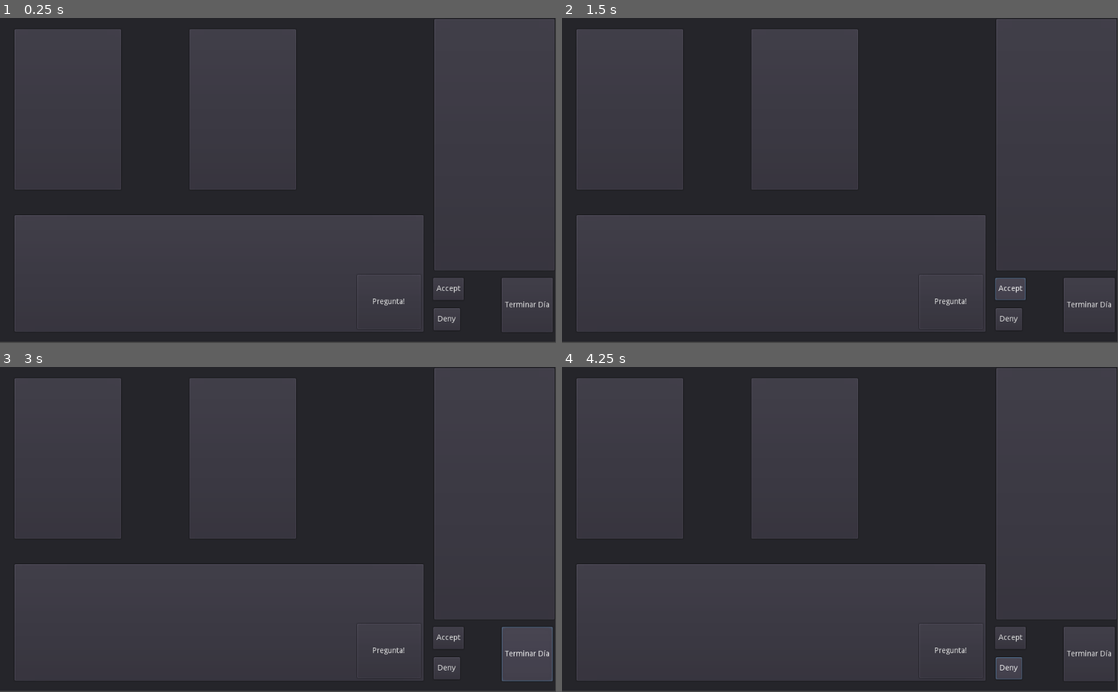
Above: before the commit, frames 1-4 (two rows, left to right).
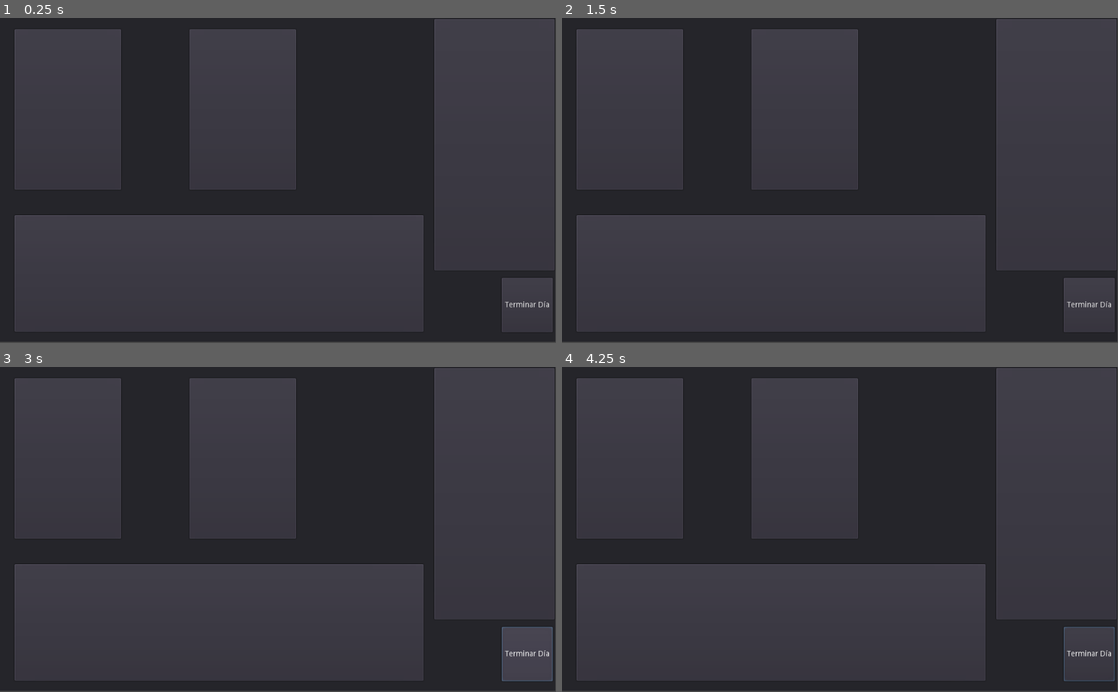
Above: after the commit, the same moments.

Repository: Clovisindo/CV-Please
Game: Godot game, scene res://scenes/main/main.tscn
Same seed, same stepped clock (60 frames per second), same inputs: the game is played once before the commit and once after it. The engine's default icon, where the game draws it, is replaced by a stand-in: a white triangle on a blue panel in a dark square.
Inputs (mouse positions are in pixels of both pictures, inside the frame that each line leads up to):
- Up to frame 1 (0.25 s): no input
- Up to frame 2 (1.5 s): click (951, 300) at 0.5 s, where only the run before the commit has a clickable "Pregunta!"; click (1012, 287) at 1.25 s, where only the run before the commit has a clickable "Accept"
- Up to frame 3 (3 s): click (450, 636) at 2 s, where only the run before the commit has a clickable "Accept"; click "Terminar Día" at 2.75 s
- Up to frame 4 (4.25 s): click (1006, 669) at 3.5 s, where only the run before the commit has a clickable "Deny"

The runs differ from the first frame. In frame 1, 0.5% of the frame differs, in the area x 67-84%, y 79-96%; in frame 2, 0.6%; in frame 3, 0.5%; in frame 4, 0.7%, in the area x 67-100%, y 79-97%.
Error before the commit: Invalid type in function 'add_data' in base 'Panel (applicant.gd)'. Cannot convert argument 2 from Array to Dictionary. (res://scenes/main/game_manager.gd:85)
Error after the commit: Parse Error: Too few arguments for "_init()" call. Expected at least 6. (res://scenes/game/ui/decision_applicant/decision_button.gd:12)

Commit message:
Creada escena resumen aplicantes
Creada UI escena resumen aplicantes
Clase applicant_result añadiendo parametros y constructor
Creando ResumeManager y carga de datos para su posterior carga en la UI

Diff:
--- a/project.godot
+++ b/project.godot
@@ -178,6 +178,11 @@
 "class": "StateMachineJobOffer",
 "language": "GDScript",
 "path": "res://scenes/game/items/job_offer/state_machine.gd"
+}, {
+"base": "Control",
+"class": "resumeManager",
+"language": "GDScript",
+"path": "res://scenes/game/items/resume/resume_manager.gd"
 } ]
 _global_script_class_icons={
 "Applicant": "",
@@ -213,7 +218,8 @@
 "StateMachine": "",
 "StateMachineApplicant": "",
 "StateMachineCV": "",
-"StateMachineJobOffer": ""
+"StateMachineJobOffer": "",
+"resumeManager": ""
 }
 
 [application]
--- /dev/null
+++ b/scenes/game/items/resume/DetailPanel.tscn
@@ -0,0 +1,14 @@
+[gd_scene format=2]
+
+[node name="DetailPanel" type="Panel"]
+margin_top = 63.0
+margin_right = 534.0
+margin_bottom = 63.0
+__meta__ = {
+"_edit_group_": true
+}
+
+[node name="DetailApplicantLabel" type="RichTextLabel" parent="."]
+anchor_right = 1.0
+anchor_bottom = 1.0
+text = "Company is very pleased with the applicant"
--- /dev/null
+++ b/scenes/game/items/resume/applicant_resume.tscn
@@ -0,0 +1,124 @@
+[gd_scene load_steps=3 format=2]
+
+[ext_resource path="res://assets/icon.png" type="Texture" id=1]
+[ext_resource path="res://scenes/game/items/resume/resume_manager.gd" type="Script" id=2]
+
+[node name="resume_applicant" type="Control"]
+anchor_right = 1.0
+anchor_bottom = 1.0
+script = ExtResource( 2 )
+
+[node name="Panel" type="Panel" parent="."]
+anchor_right = 1.0
+anchor_bottom = 1.0
+
+[node name="resumeContainer" type="Panel" parent="Panel"]
+self_modulate = Color( 0.054902, 0.466667, 1, 1 )
+anchor_right = 1.0
+anchor_bottom = 1.0
+margin_left = 212.0
+margin_top = 150.0
+margin_right = -212.0
+margin_bottom = -150.0
+
+[node name="applicantImage" type="Sprite" parent="Panel/resumeContainer"]
+position = Vector2( 47, 46 )
+scale = Vector2( 1.03125, 1.01563 )
+texture = ExtResource( 1 )
+
+[node name="FullNameLabel" type="RichTextLabel" parent="Panel/resumeContainer"]
+anchor_left = 0.5
+anchor_top = 0.5
+anchor_right = 0.5
+anchor_bottom = 0.5
+margin_left = -213.0
+margin_top = -124.0
+margin_right = 281.0
+margin_bottom = -100.0
+text = "Damian Mendez Gonzalez"
+
+[node name="CategoryCompanyLabel" type="RichTextLabel" parent="Panel/resumeContainer"]
+anchor_right = 1.0
+anchor_bottom = 1.0
+margin_left = 87.0
+margin_top = 50.0
+margin_right = -19.0
+margin_bottom = -226.0
+text = "Junior programmer at Nunogal S.A"
+
+[node name="NextResumeButton" type="Button" parent="Panel/resumeContainer"]
+anchor_right = 1.0
+anchor_bottom = 1.0
+margin_left = 265.0
+margin_top = 253.0
+margin_right = -267.0
+margin_bottom = -18.0
+text = "Next"
+
+[node name="DetailHBoxContainer" type="VBoxContainer" parent="Panel/resumeContainer"]
+anchor_right = 1.0
+anchor_bottom = 1.0
+margin_left = 29.0
+margin_top = 113.0
+margin_right = -37.0
+margin_bottom = -61.0
+alignment = 1
+
+[node name="DetailApplicantPanel" type="Panel" parent="Panel/resumeContainer/DetailHBoxContainer"]
+margin_right = 534.0
+margin_bottom = 39.0
+size_flags_horizontal = 3
+size_flags_vertical = 3
+
+[node name="DetailApplicantLabel" type="RichTextLabel" parent="Panel/resumeContainer/DetailHBoxContainer/DetailApplicantPanel"]
+anchor_left = 0.5
+anchor_top = 0.5
+anchor_right = 0.5
+anchor_bottom = 0.5
+margin_left = -267.0
+margin_top = -13.5
+margin_right = 227.0
+margin_bottom = 10.5
+size_flags_horizontal = 3
+size_flags_vertical = 3
+text = "The company is very pleased  with the applicant: +50€"
+
+[node name="DetailApplicantPanel2" type="Panel" parent="Panel/resumeContainer/DetailHBoxContainer"]
+margin_top = 43.0
+margin_right = 534.0
+margin_bottom = 82.0
+size_flags_horizontal = 3
+size_flags_vertical = 3
+
+[node name="DetailApplicantLabel" type="RichTextLabel" parent="Panel/resumeContainer/DetailHBoxContainer/DetailApplicantPanel2"]
+anchor_left = 0.5
+anchor_top = 0.5
+anchor_right = 0.5
+anchor_bottom = 0.5
+margin_left = -267.0
+margin_top = -13.5
+margin_right = 227.0
+margin_bottom = 10.5
+size_flags_horizontal = 3
+size_flags_vertical = 3
+text = "The company has paid a bonus for meeting your special requirements. + 50"
+
+[node name="DetailApplicantPanel3" type="Panel" parent="Panel/resumeContainer/DetailHBoxContainer"]
+margin_top = 86.0
+margin_right = 534.0
+margin_bottom = 126.0
+size_flags_horizontal = 3
+size_flags_vertical = 3
+
+[node name="DetailApplicantLabel" type="RichTextLabel" parent="Panel/resumeContainer/DetailHBoxContainer/DetailApplicantPanel3"]
+anchor_left = 0.5
+anchor_top = 0.5
+anchor_right = 0.5
+anchor_bottom = 0.5
+margin_left = -267.0
+margin_top = -13.5
+margin_right = 227.0
+margin_bottom = 10.5
+size_flags_horizontal = 3
+size_flags_vertical = 3
+text = "Bonus for finishing the interview quickly. + 50€"
--- /dev/null
+++ b/scenes/game/items/resume/resume_manager.gd
@@ -0,0 +1,28 @@
+extends Control
+class_name resumeManager
+
+export(PackedScene) onready var detail_applicant
+
+var applicant_result_list:Array
+var current_applicant_index = 0
+
+
+func _ready():
+
+	_load_applicants()
+	_init_first_applicant_UI(applicant_result_list[0])
+
+func _load_applicants():
+	var details_app = [	"The company is very pleased  with the applicant: +50€",
+	"The company has paid a bonus for meeting your special requirements. + 50",
+	"Bonus for finishing the interview quickly. + 50€"]
+	var applicant_result = ApplicantResult.new("Damian Mendez Gonzalez","image.png","Junior programmer","at Nunogal S.A",ApplicantResult.Status.VALID,details_app)
+	applicant_result_list.append(applicant_result)
+	applicant_result_list.append(applicant_result)
+	applicant_result_list.append(applicant_result)
+
+
+func _init_first_applicant_UI(applicant:ApplicantResult):
+#	$Panel/resumeContainer/applicantImage.texture = applicant.image_applicant #TODO load from path
+	$Panel/resumeContainer/FullNameLabel.text = applicant.full_name
+	$Panel/resumeContainer/CategoryCompanyLabel.text = applicant.category_job + applicant.company_name
--- a/src/domain/applicant_result.gd
+++ b/src/domain/applicant_result.gd
@@ -7,4 +7,17 @@
 	NOT_VALID,
 }
 
+var full_name
+var image_applicant
+var category_job
+var company_name
 var current_status
+var details_applicant
+
+func _init(_full_name, _image, _category, _company_name, _status, _details_app) -> void:
+	full_name = _full_name
+	image_applicant = _image
+	category_job = _category
+	company_name = _company_name
+	current_status = _status
+	details_applicant = _details_app
